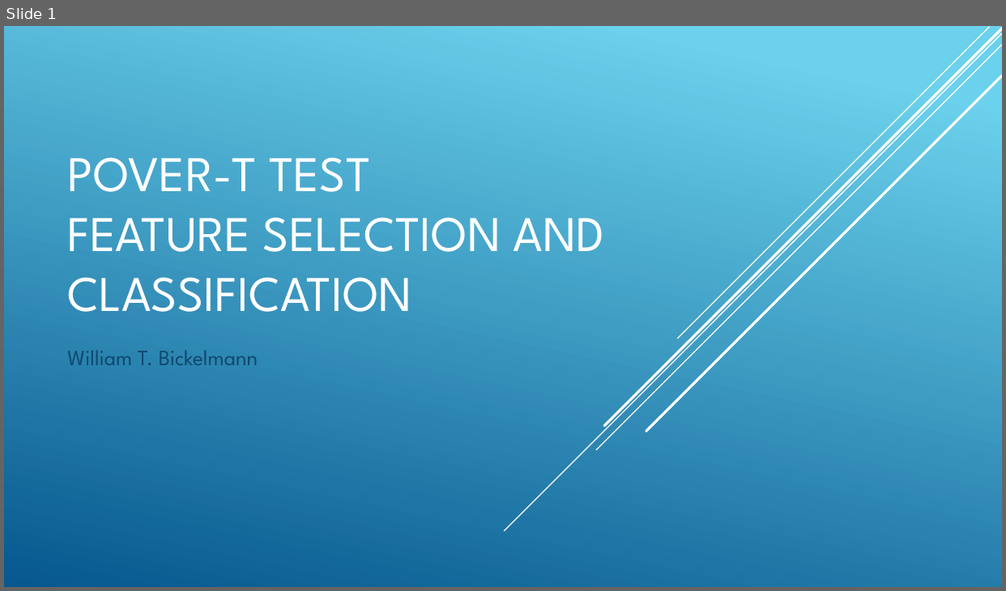
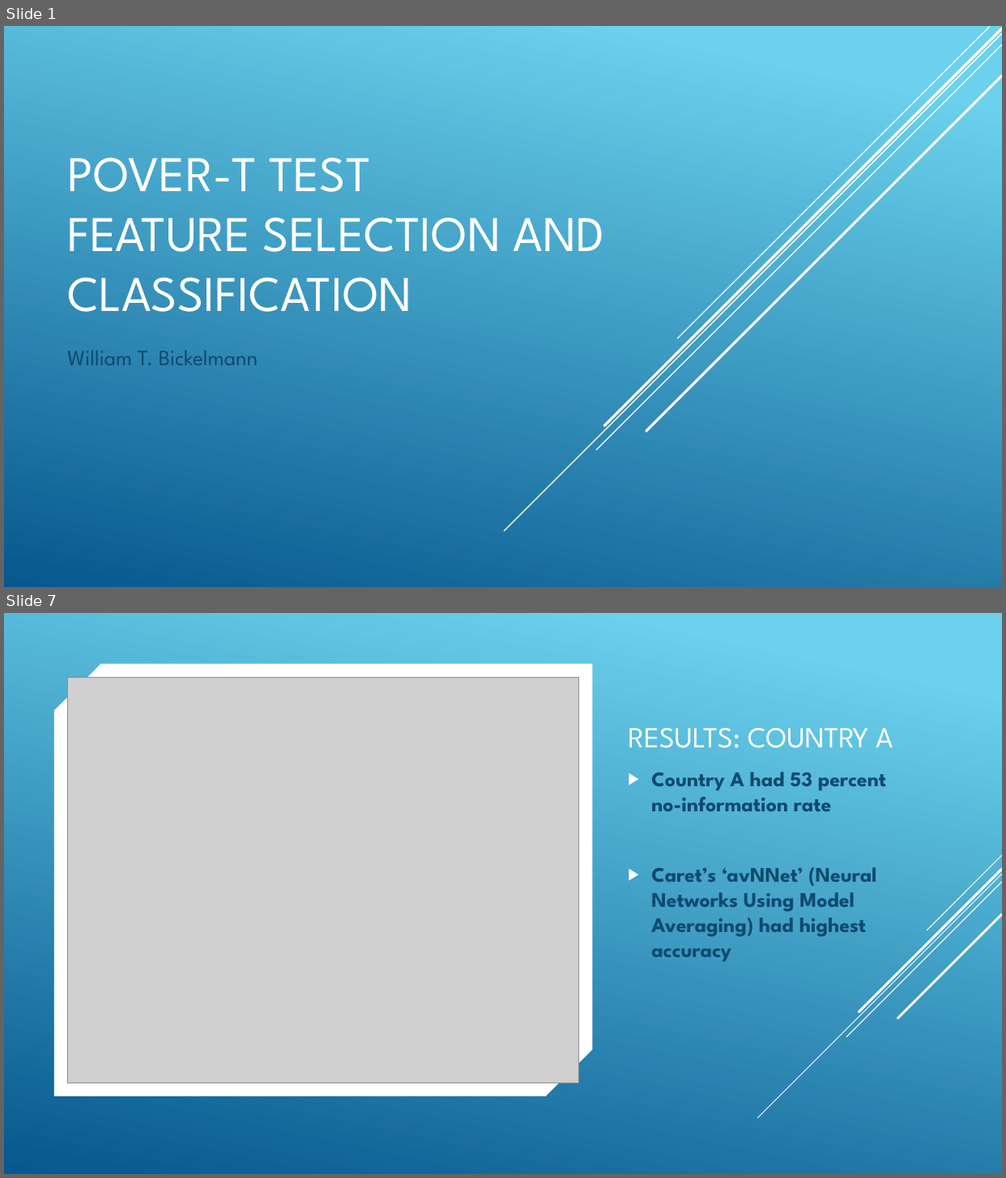
Before and after one commit to wbickelmann/MLProjects, a slide deck: PoveR-T Test_slides.pptx. Shown one above the other, each under a label of ours: slide 1 before the commit, slides 1 and 7 after it; the slides between them are not shown. The pictures are 1006x591 and 1006x1178 pixels, drawn with LibreOffice and Linux fonts; fonts in the diff are those of the drawing; grey boxes stand for pictures. Boxes give left, top, right and bottom in pixels: in the first picture for what was removed or moved away, otherwise in the second. Text is boxed around its words. In the diff, an @@ line names an element or a change of style, - is before the commit and + after.

```diff
--- a/PoveR-T Test_slides.pptx
+++ b/PoveR-T Test_slides.pptx
@@ slide 7 added at box(4, 613, 1002, 1174), background gradient #6ED2EB to #06588E @@
@@ snip diag rect added at box(54, 664, 592, 1097), fill #FFFFFF @@
@@ picture added at box(68, 677, 579, 1083) @@
@@ title added at box(628, 728, 893, 748), 28 pt, text #FFFFFF @@
+RESULTS: COUNTRY A
@@ text added at box(651, 772, 886, 961), 20 pt, text #0F496F, bold @@
+▶ Country A had 53 percent no-information rate
+▶ Caret’s ‘avNNet’ (Neural Networks Using Model Averaging) had highest accuracy
@@ group added at box(758, 855, 1002, 1118): 5 lines @@
```
Also in this commit, not shown: 1 slide changed, 7 other slides added, 8 slides removed, 8 other files.
